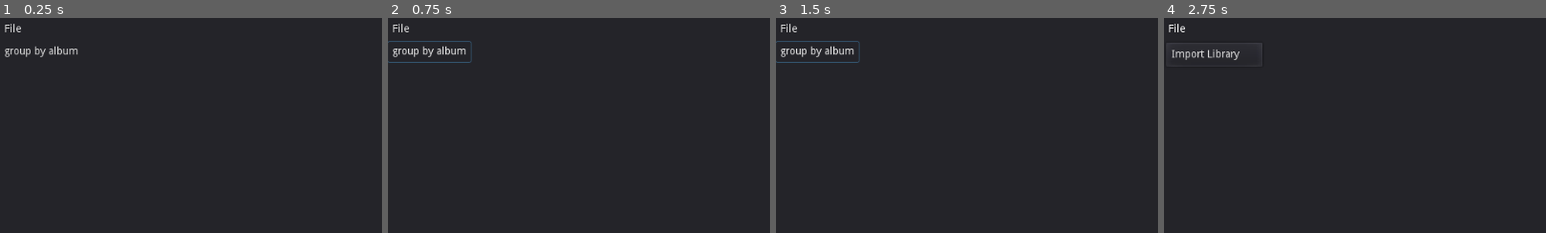
Above: before the commit, frames 1-4 (left to right).
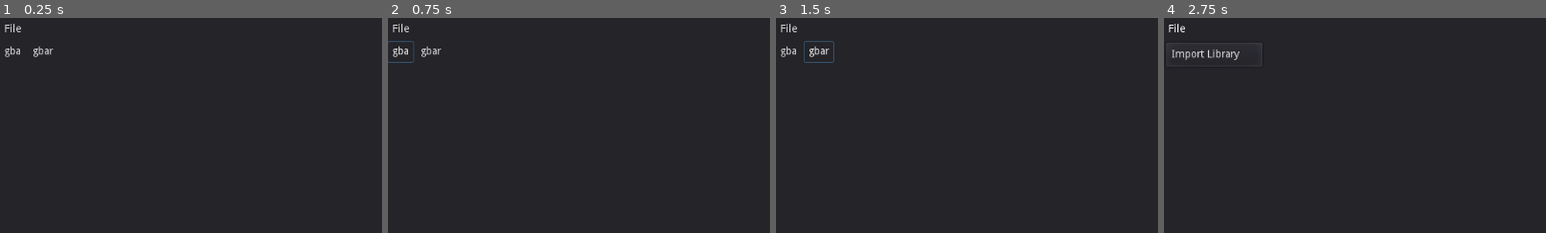
Above: after the commit, the same moments.

Repository: MoltenCoreDev/PixelMusicPlayer
Game: Godot game, scene res://Main.tscn
The game is run twice, just before and just after one commit, with the same random seed, the same clock (stepped at 60 frames per second) and the same inputs.
Inputs (mouse positions are % of the whole screen's width and height, from its top left):
- Up to frame 1 (0.25 s): no input
- Up to frame 2 (0.75 s): click "group by album" (after the commit: "gba") at 0.5 s
- Up to frame 3 (1.5 s): click (6, 8) at 1.25 s, where only the run after the commit has a clickable "gbar"
- Up to frame 4 (2.75 s): click "File" at 2 s
The pictures show only the part of the screen within x 0-50%, y 0-50%; the shares and areas given below are measured in that part.

The runs differ from the first frame. In frame 1, 0.4% of the frame differs, in the area x 2-21%, y 12-19%; in frame 2, 0.6%; in frame 3, 0.6%, in the area x 0-22%, y 10-21%; in frame 4, nothing differs.
Error in both runs: Invalid get index 'albums' (on base: 'Nil'). (res://Scripts/LeftBar.gd:34)

Commit message:
Almost everything i wanted to include is done, it might be the end of the journey, if it is the project will begin a maintain stage that's dedicated to small improvements nothing big

Diff:
--- a/Main.tscn
+++ b/Main.tscn
@@ -88,9 +88,15 @@
 margin_bottom = 0.191999
 
 [node name="GroupAlbum" type="ToolButton" parent="LeftBar/LibraryControls"]
-margin_right = 111.0
+margin_right = 34.0
 margin_bottom = 27.0
-text = "group by album"
+text = "gba"
+
+[node name="GroupArtist" type="ToolButton" parent="LeftBar/LibraryControls"]
+margin_left = 38.0
+margin_right = 77.0
+margin_bottom = 27.0
+text = "gbar"
 
 [node name="ListScrollContainer" type="ScrollContainer" parent="LeftBar"]
 anchor_top = 0.069
@@ -192,6 +198,7 @@
 [node name="MainPlayer" type="AudioStreamPlayer" parent="."]
 
 [connection signal="pressed" from="LeftBar/LibraryControls/GroupAlbum" to="LeftBar" method="_on_GroupAlbum_pressed"]
+[connection signal="pressed" from="LeftBar/LibraryControls/GroupArtist" to="LeftBar" method="_on_GroupArtist_pressed"]
 [connection signal="pressed" from="BottomBar/MainControls/PlayPause" to="BottomBar" method="_on_PlayPause_pressed"]
 [connection signal="pressed" from="BottomBar/MainControls/Forward" to="BottomBar" method="_on_Forward_pressed"]
 [connection signal="value_changed" from="BottomBar/VolumeSlider" to="BottomBar" method="_on_VolumeSlider_value_changed"]
--- a/Resources/LibraryFile.gd
+++ b/Resources/LibraryFile.gd
@@ -3,3 +3,4 @@
 
 export(Array, Resource) var tracks := []
 export(Dictionary) var albums = {}
+export(Dictionary) var artists = {}
--- a/Scenes/Group.tscn
+++ /dev/null
@@ -1,28 +0,0 @@
-[gd_scene load_steps=2 format=2]
-
-[sub_resource type="GDScript" id=1]
-script/source = "extends Control
-
-export(String) var album_title
-export(Array, Resource) var tracks
-
-func init(title: String, songs: Array) -> void:
-	self.album_title = title
-	self.tracks = songs
-	for track in tracks:
-		var list_entry = load(\"res://Scenes/TrackPanelEntry.tscn\").instance()
-		list_entry.track = track
-		$SongContainer.add_child(list_entry)
-"
-
-[node name="Group" type="Control"]
-anchor_right = 0.5
-anchor_bottom = 0.389
-margin_bottom = -0.0640106
-script = SubResource( 1 )
-
-[node name="SongContainer" type="VBoxContainer" parent="."]
-anchor_top = 0.143
-anchor_right = 1.0
-anchor_bottom = 1.0
-margin_top = -0.0320015
--- a/Scenes/TrackPanelEntry.tscn
+++ b/Scenes/TrackPanelEntry.tscn
@@ -7,15 +7,17 @@
 
 func _set_track(new_value):
 	track = new_value
-	self.text = track.title
+	self.text = \"%s - %s\" % [track.artist, track.title]
 
 func _on_Track_pressed():
 	Player.add_to_queue(track)
 "
 
 [node name="Track" type="Button"]
-margin_right = 12.0
-margin_bottom = 20.0
+anchor_right = 0.187
+anchor_bottom = 0.056
+margin_right = 0.511993
+margin_bottom = -0.256001
 flat = true
 align = 0
 script = SubResource( 1 )
--- a/Scripts/LeftBar.gd
+++ b/Scripts/LeftBar.gd
@@ -37,6 +37,14 @@
 		list_item.tracks = Global.library.albums[album]
 		List.add_child(list_item)
 
+func group_by_artist() -> void:
+	_clear()
+	for artist in Global.library.artists:
+		var list_item := LeftBarEntry.instance()
+		list_item.album_title = artist
+		list_item.tracks = Global.library.artists[artist]
+		List.add_child(list_item)
+
 func _reimport_library(files: Array) -> void:
 	var lib := LibraryFile.new()
 	for path in files:
@@ -69,12 +77,27 @@
 	lib.albums = albums
 	Global.library = lib
 	ResourceSaver.save("user://Library.tres", lib)
+	_get_artists()
+
+func _get_artists() -> void:
+	var lib := Global.library
+	var artists = {}
+	for track in lib.tracks:
+		if track.artist == "":
+			continue
+
+		if artists.keys().has(track.artist):
+			artists[track.artist].append(track)
+		else:
+			artists[track.artist] = []
+			artists[track.artist].append(track)
+	lib.artists = artists
+	Global.library = lib
+	ResourceSaver.save("user://Library.tres", lib)
 
 
-# ------------------------------------------------------------------------------
+func _on_GroupArtist_pressed():
+	group_by_artist()
 
 func _on_GroupAlbum_pressed():
-	_clear()
 	group_by_album()
-
-# ------------------------------------------------------------------------------
--- a/Scripts/TrackPanel.gd
+++ b/Scripts/TrackPanel.gd
@@ -1,13 +1,13 @@
 extends Panel
 
-onready var Group: PackedScene = preload("res://Scenes/Group.tscn")
 onready var List: VBoxContainer = $TrackPanelScroll/GroupList
-
+onready var Entry: PackedScene = load("res://Scenes/TrackPanelEntry.tscn")
 func view_album(album_title: String, tracks: Array) -> void:
 	_clear()
-	var list_item := Group.instance()
-	list_item.init(album_title, tracks)
-	List.add_child(list_item)
+	for track in tracks:
+		var entry := Entry.instance()
+		entry.track = track
+		List.add_child(entry)
 
 func _clear() -> void:
 	var children := List.get_children()
Binary file added: Assets/CozetteVector.ttf
Binary file added: Assets/MainControls/loop.png
Not shown, added: Assets/MainControls/loop.png.import
Binary file added: Assets/MainControls/shuffle.png
Not shown, added: Assets/MainControls/shuffle.png.import
Binary file added: Assets/slider_grabber.ase
Binary file added: Assets/slider_grabber.png
Not shown, added: Assets/slider_grabber.png.import
Binary file added: Assets/slider_grabber_disabled.png
Not shown, added: Assets/slider_grabber_disabled.png.import
Binary file added: Assets/slider_grabber_highlight.png
Not shown, added: Assets/slider_grabber_highlight.png.import
(and 1 more such lines)
